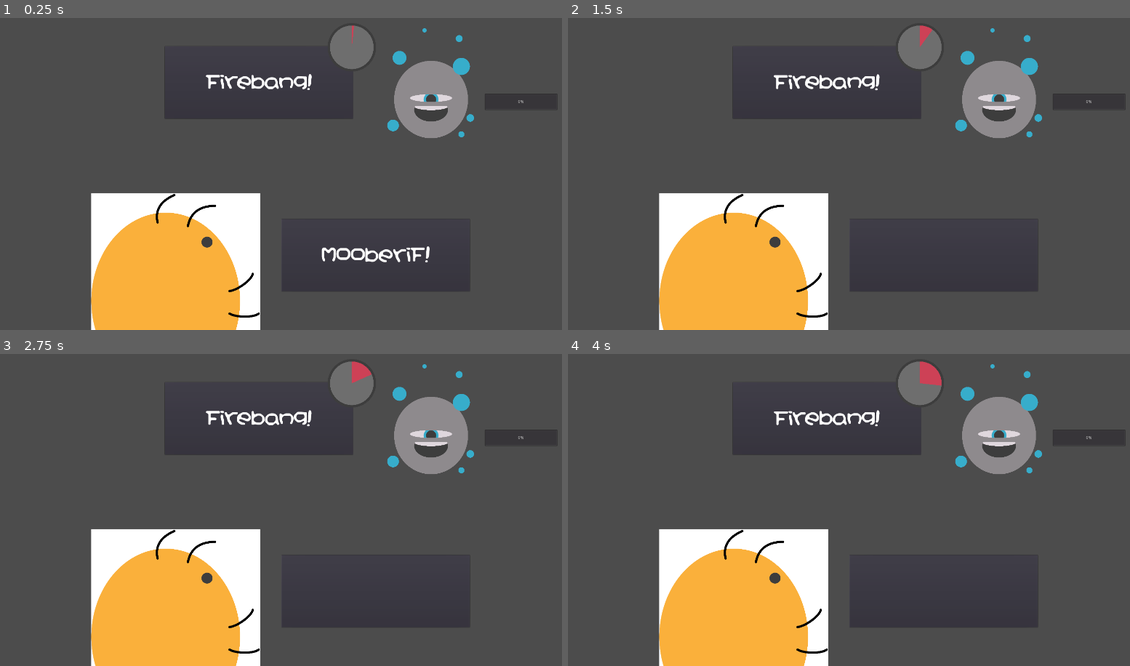
Above: before the commit, frames 1-4 (two rows, left to right).
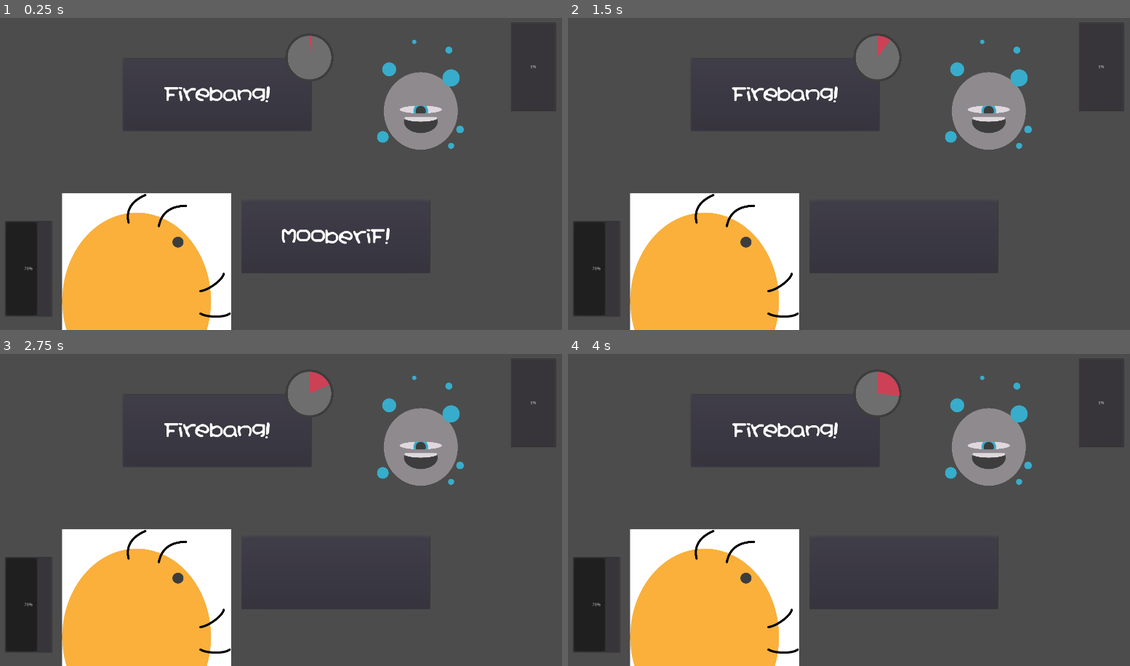
Above: after the commit, the same moments.

Repository: Tzeryushi/Dispelling-Bee
Game: Godot game, scene res://Main.tscn
The game is run twice, just before and just after one commit, with the same random seed, the same clock (stepped at 60 frames per second) and the same inputs.
Inputs:
- Up to frame 1 (0.25 s): no input
- Up to frame 2 (1.5 s): tap Enter (ui_accept) at 0.5 s; hold Enter (ui_accept) 0.53-1.28 s; tap Backspace at 1.35 s
- Up to frame 3 (2.75 s): tap Enter (ui_accept) at 1.52, 1.55, 1.82 s; hold Enter (ui_accept) from 2.03 s (still down)
- Up to frame 4 (4 s): release Enter (ui_accept) at 2.78 s; tap Backspace at 2.85 s; tap Enter (ui_accept) at 3.02, 3.05, 3.32 s; hold Enter (ui_accept) from 3.53 s (still down)

The runs differ from the first frame. In frame 1, 15% of the frame differs, in the area x 0-100%, y 2-100%; in frame 2, 14%; in frame 3, 14%; in frame 4, 14%.

Commit message:
Working health and bars (player)
Set up player stat propagation as well as health bars, though I need to make assets for them to use with TextureProgress. Enemy is not set yet, will get around to it once player spells are finished. Need to also make honey tracking assets.

Diff:
--- a/combat/Combat.gd
+++ b/combat/Combat.gd
@@ -8,8 +8,16 @@
 #MAJOR TODO: Handle keyboard input for dispelling!
 #Idea: Delegate tasks?
 
+#TODO: load stats dynamically - won't necessarily be the same file in the future
+export var player_ref : Resource
+
 onready var player_spell_box = $GUI/PSContainer/PSpellText
 onready var enemy_spell_box = $GUI/ESContainer/ESpellText
+
+onready var player_stats = $Player/CombatStats
+
+onready var player_health = $GUI/PlayerHealth
+onready var enemy_health = $GUI/EnemyHealth
 onready var spell_timer = $GUI/SpellTimer
 
 onready var enemy_spells = $Enemy/EnemySpells #TEMPORARY! will pull from Enemy node after behavior is made
@@ -25,6 +33,13 @@
 signal dispelled()
 
 func _ready():
+	#TODO: is it better to just handle this all from the resource? consult.
+	player_stats.health = player_ref.health
+	player_stats.max_health = player_ref.max_health
+	player_stats.honey = player_ref.honey
+	player_stats.max_honey = player_ref.max_honey
+	player_health.max_value = player_stats.max_health
+	player_health.value = player_stats.health
 	next_spell()
 
 #handle the keyboard input. Subject to change. Restrict keys with hash?
@@ -48,7 +63,7 @@
 		enemy_spell_box.bbcode_text = "[center]"+enemy_spells.list[next_spell_count]["Text"]
 	else:
 		next_spell_count = 0
-		if range(enemy_spells.list.size()).has(next_spell_count):
+		if not range(enemy_spells.list.size()).has(next_spell_count):
 			#bad! array is not set in enemy spells.
 			print("Empty array in enemy spell list. Whoopsie.")
 		enemy_spell_box.bbcode_text = "[center]"+enemy_spells.list[next_spell_count]["Text"]
@@ -62,11 +77,17 @@
 	var e_spell = current_enemy_spell["Solve"]
 	var p_spell = input.to_lower()
 	if p_spell == e_spell:
+		player_stats.change_honey(current_enemy_spell["Drain"])
 		next_spell()
 	player_spell = ""
 	player_spell_box.bbcode_text = player_text_tags + player_spell
 
 
 func _on_Timer_timeout():
-	#TODO: Update with damage and so on
+	#TODO: Update with damage and so on - subject to change!
+	player_stats.damage(current_enemy_spell["Damage"])
 	next_spell()
+
+
+func _on_CombatStats_health_changed(old_value, new_value):
+	player_health.value = new_value
--- a/combat/Combat.tscn
+++ b/combat/Combat.tscn
@@ -7,9 +7,12 @@
 [ext_resource path="res://GUI/TimerFill.png" type="Texture" id=5]
 [ext_resource path="res://combat/SpellTheme1.tres" type="Theme" id=6]
 [ext_resource path="res://combat/SpellTimer.gd" type="Script" id=7]
+[ext_resource path="res://combat/CombatStats.gd" type="Script" id=8]
+[ext_resource path="res://data/DefaultPlayer.tres" type="Resource" id=9]
 
 [node name="Combat" type="Node2D"]
 script = ExtResource( 1 )
+player_ref = ExtResource( 9 )
 
 [node name="GUI" type="Control" parent="."]
 anchor_right = 1.0
@@ -21,16 +24,26 @@
 [node name="EnemyHealth" type="ProgressBar" parent="GUI"]
 anchor_left = 1.0
 anchor_right = 1.0
-margin_left = -301.0
-margin_top = 298.0
-margin_right = -60.0
-margin_bottom = 353.0
+margin_left = -214.0
+margin_top = 63.0
+margin_right = -65.0
+margin_bottom = 357.0
+
+[node name="PlayerHealth" type="ProgressBar" parent="GUI"]
+anchor_left = 1.0
+anchor_right = 1.0
+margin_left = -1887.0
+margin_top = 719.0
+margin_right = -1730.0
+margin_bottom = 1036.0
+value = 40.0
+rounded = true
 
 [node name="ESContainer" type="PanelContainer" parent="GUI"]
-margin_left = 560.0
-margin_top = 140.0
-margin_right = 1186.0
-margin_bottom = 383.0
+margin_left = 422.0
+margin_top = 180.0
+margin_right = 1048.0
+margin_bottom = 423.0
 
 [node name="ESpellText" type="RichTextLabel" parent="GUI/ESContainer"]
 margin_left = 7.0
@@ -46,10 +59,10 @@
 scroll_active = false
 
 [node name="PSContainer" type="PanelContainer" parent="GUI"]
-margin_left = 946.0
-margin_top = 711.0
-margin_right = 1572.0
-margin_bottom = 954.0
+margin_left = 814.0
+margin_top = 650.0
+margin_right = 1440.0
+margin_bottom = 893.0
 
 [node name="PSpellText" type="RichTextLabel" parent="GUI/PSContainer"]
 margin_left = 7.0
@@ -65,10 +78,10 @@
 scroll_active = false
 
 [node name="SpellTimer" type="TextureProgress" parent="GUI"]
-margin_left = 1100.0
-margin_top = 65.0
-margin_right = 3100.0
-margin_bottom = 2065.0
+margin_left = 960.0
+margin_top = 99.0
+margin_right = 2960.0
+margin_bottom = 2099.0
 rect_scale = Vector2( 0.08, 0.08 )
 max_value = 1000.0
 texture_under = ExtResource( 4 )
@@ -80,11 +93,12 @@
 autostart = true
 
 [node name="Enemy" parent="." instance=ExtResource( 3 )]
-position = Vector2( 1444, 454 )
+position = Vector2( 1410, 492 )
 
 [node name="Player" type="Node2D" parent="."]
 
 [node name="CombatStats" type="Node" parent="Player"]
+script = ExtResource( 8 )
 
 [node name="CombatSpells" type="Node" parent="Player"]
 
@@ -92,10 +106,11 @@
 position = Vector2( 600, 1080 )
 
 [node name="Image" type="Sprite" parent="Player/Pos"]
-position = Vector2( 0, -81 )
+position = Vector2( -96, -81 )
 scale = Vector2( 0.371986, 0.371986 )
 texture = ExtResource( 2 )
 
 [node name="AnimationPlayer" type="AnimationPlayer" parent="Player/Pos"]
 
 [connection signal="timeout" from="GUI/SpellTimer/Timer" to="." method="_on_Timer_timeout"]
+[connection signal="health_changed" from="Player/CombatStats" to="." method="_on_CombatStats_health_changed"]
--- /dev/null
+++ b/combat/CombatStats.gd
@@ -0,0 +1,35 @@
+extends Node
+
+signal health_changed(old_value, new_value)
+
+var health : int = 1
+var max_health : int = 10
+var honey : int = 1
+var max_honey : int = 5
+
+func change_honey(value) -> void:
+	if honey + value > max_honey:
+		honey = max_honey
+	elif honey + value < 0:
+		honey = 0
+	else:
+		honey += value
+
+func change_health(value) -> void:
+	var old = health
+	if health + value > max_health:
+		health = max_health
+	elif health + value < 0:
+		health = 0
+	else:
+		health += value
+	emit_signal("health_changed", old, health)
+
+func damage(value) -> void:
+	var old = health
+	value = abs(value)
+	if health - value < 0:
+		health = 0
+	else:
+		health -= value
+	emit_signal("health_changed", old, health)
--- /dev/null
+++ b/data/DefaultPlayer.tres
@@ -0,0 +1,10 @@
+[gd_resource type="Resource" load_steps=2 format=2]
+
+[ext_resource path="res://data/PlayerStats.gd" type="Script" id=1]
+
+[resource]
+script = ExtResource( 1 )
+health = 7
+max_health = 10
+honey = 1
+max_honey = 5
--- /dev/null
+++ b/data/PlayerStats.gd
@@ -0,0 +1,11 @@
+extends Resource
+
+class_name PlayerStats
+
+export var health : int
+export var max_health : int = 10
+export var honey : int
+export var max_honey : int = 5
+
+#this can be updated later with additional parameters.
+#TODO: should I control the resource with functions?
--- a/project.godot
+++ b/project.godot
@@ -13,9 +13,15 @@
 "class": "PlayerSpells",
 "language": "GDScript",
 "path": "res://data/PlayerSpells.gd"
+}, {
+"base": "Resource",
+"class": "PlayerStats",
+"language": "GDScript",
+"path": "res://data/PlayerStats.gd"
 } ]
 _global_script_class_icons={
-"PlayerSpells": ""
+"PlayerSpells": "",
+"PlayerStats": ""
 }
 
 [application]
Not shown: 1 places in combat/Combat.tscn that only renumber resources
